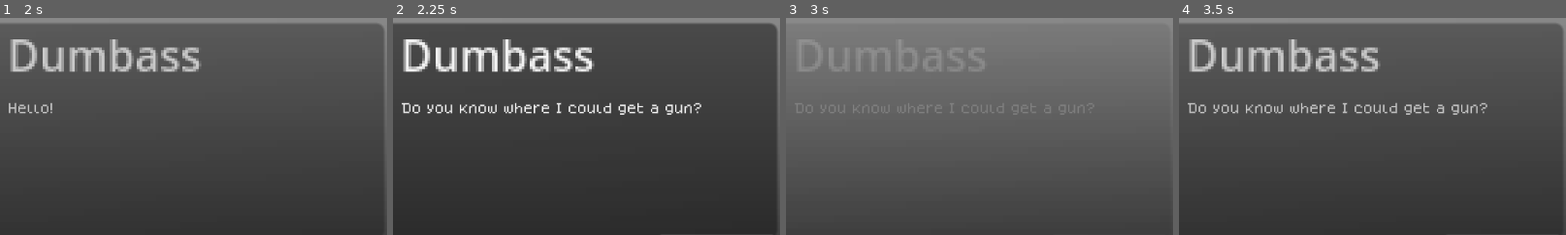
Above: before the commit, frames 1-4 (left to right).
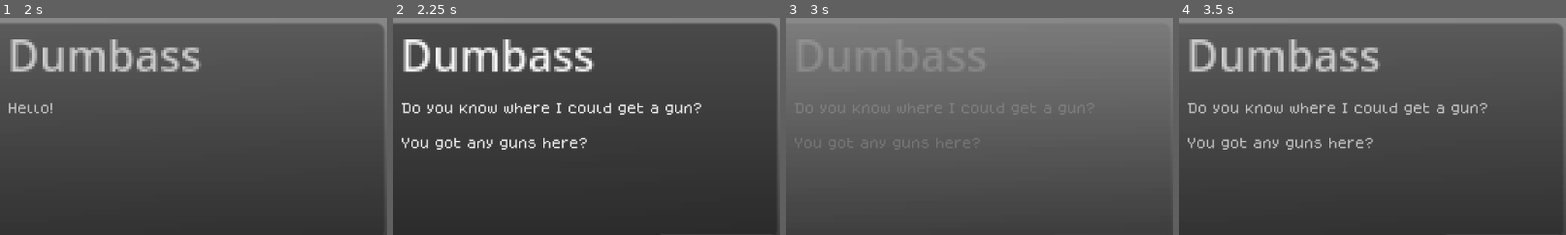
Above: after the commit, the same moments.

Repository: Azzty/projekt-kriminell
Game: Godot game, scene res://Scenes/Main/game.tscn
The game is run twice, just before and just after one commit, with the same random seed, the same clock (stepped at 60 frames per second) and the same inputs.
Inputs:
- Up to frame 1 (2 s): click "Start game" at 0.5 s; click "Change scene" at 1.25 s
- Up to frame 2 (2.25 s): click "Continue" at 2 s
- Up to frame 3 (3 s): click "Continue" at 2.75 s
- Up to frame 4 (3.5 s): no input
The pictures show only the part of the screen within x 50-100%, y 0-50%; the shares and areas given below are measured in that part.

Frame 1 is identical in both runs. In frame 2, 1.0% of the frame differs, in the area x 2-51%, y 54-61%; in frame 3, 0.3%; in frame 4, 0.9%.

Commit message:
Customer updated
- Customer will now only accept proper items
- Also updated how responses are handled and whatnot

Diff:
--- a/Assets/Characters/character_responses.json
+++ b/Assets/Characters/character_responses.json
@@ -32,6 +32,11 @@
 			"What is this? I don't want this.",
 			"Wrong item buddy, I didn't ask for this.",
 			"Huh? I don't want that!"
+		],
+		"leaving": [
+			"All right, that will be all. Goobye!",
+			"Aight imma head out",
+			"Adios brochacho!"
 		]
 	}
 }
--- a/Scripts/Items/movable_item.gd
+++ b/Scripts/Items/movable_item.gd
@@ -2,7 +2,10 @@
 
 @export var bounds_cshape: CollisionShape2D
 @export var customer_drop_shape: CollisionShape2D
+@export var customer: Node
 @export var sold_particle_effect: GPUParticles2D
+
+@onready var customer_requested_tags: Array[String] = customer.requested_item_tags
 
 const PURCHASE_SOUND = preload("res://Assets/Audio/SFX/purchase.mp3")
 
@@ -57,18 +60,10 @@
 	if Input.is_action_just_released("left_click") and (outX or outY):
 		var local_mouse_pos = customer_drop_shape.to_local(get_global_mouse_position())
 
+		# If dropped on customer
 		if customer_drop_shape.shape.get_rect().has_point(local_mouse_pos):
-			GameState.money += get_meta("item_properties").value
-			GameState.remove_item_from_inventory(self)
-			var effect = sold_particle_effect.duplicate()
-			effect.emitting = true
-			add_sibling(effect)
-			effect.global_position = global_position
-			var sound_effect = AudioStreamPlayer.new()
-			sound_effect.stream = PURCHASE_SOUND
-			effect.add_child(sound_effect)
-			sound_effect.play()
-			queue_free()
+			_sell_item()
+
 		released_out_of_bounds = true
 		velocity = Vector2.ZERO
 
@@ -83,6 +78,29 @@
 	else: # We are not out of bounds
 		isOutOfBounds = false
 
+func _sell_item():
+	if customer_requested_tags.size() == 0:
+		print("No requested items")
+		return
+	# If requested tags not in item tags, skip
+	for tag in customer_requested_tags:
+		if not tag in get_meta("item_properties").tags:
+			print(tag, " not in ", get_meta("item_properties").tags)
+			customer.state = customer.States.ITEM_GIVEN_INCORRECT
+			return
+	GameState.money += get_meta("item_properties").value
+	GameState.remove_item_from_inventory(self)
+	var effect = sold_particle_effect.duplicate()
+	effect.emitting = true
+	add_sibling(effect)
+	effect.global_position = global_position
+	var sound_effect = AudioStreamPlayer.new()
+	sound_effect.stream = PURCHASE_SOUND
+	effect.add_child(sound_effect)
+	sound_effect.play()
+	customer.state = customer.States.ITEM_GIVEN_CORRECT
+	queue_free()
+
 # Set holding_mouse0 to true if clicked on item
 func _unhandled_input(event: InputEvent) -> void:
 	if not event is InputEventMouseButton: return
--- a/Scripts/NPCS/customer.gd
+++ b/Scripts/NPCS/customer.gd
@@ -4,18 +4,25 @@
 const CHARACTER_NAMES: Array = preload("res://Assets/Characters/character_names.json").data
 
 @onready var speech_bubble: Panel = $SpeechBubble
+@export var requested_item_tags: Array[String] = []
+var request: String
 
 # The diffrerent states the customer can be in
 enum States {
 	GREETING,
 	REQUESTING,
+	ITEM_GIVEN_CORRECT,
+	ITEM_GIVEN_INCORRECT,
 	REQUEST_ACCEPTED,
 	REQUEST_DENIED,
 	WAITING,
 	LEAVING
 }
 
-@export var state := States.GREETING
+@export var state: States:
+	set(value):
+		state = value
+		state_changed()
 
 # Called when the node enters the scene tree for the first time.
 func _ready() -> void:
@@ -24,17 +31,48 @@
 	speech_bubble.char_name = char_name
 	speech_bubble.text = greetText
 
+func state_changed():
+	match state:
+		States.ITEM_GIVEN_CORRECT: # Purchased a requested item
+			_write_response(CHARACTER_RESPONSES.Default.item_given_correct)
+			state = States.LEAVING
+
+		States.ITEM_GIVEN_INCORRECT: # Given a non-requested item
+			_write_response(CHARACTER_RESPONSES.Default.item_given_incorrect)
+			state = States.REQUESTING
+
+		States.REQUESTING:
+			if not request: _make_request()
+			_write_response(CHARACTER_RESPONSES.Default["_".join(["request", request.to_lower()])], false)
+
+		States.LEAVING:
+			_write_response(CHARACTER_RESPONSES.Default.leaving)
+			var timer = Timer.new()
+			get_parent().add_child(timer)
+			timer.start(1)
+			await timer.timeout
+			queue_free()
+
+func _write_response(response, clear: bool = true):
+	var responseText = response[randi() % response.size()]
+	if clear:
+		speech_bubble.text = responseText
+	else:
+		speech_bubble.text += "\n \n"
+		speech_bubble.text += responseText
+
 # Asks for something
 func _make_request():
+	if request: return
 	var choice = ["Heads", "Tails"][randi() % 2]
 	if choice == "Heads":
-		var request = CHARACTER_RESPONSES.Default.request_gun
-		var requestText = request[randi() % request.size()]
-		speech_bubble.text = requestText
+		_write_response(CHARACTER_RESPONSES.Default.request_gun)
+		request = "Gun"
+		requested_item_tags.append(request)
 	else:
-		var request = CHARACTER_RESPONSES.Default.request_melee
-		var requestText = request[randi() % request.size()]
-		speech_bubble.text = requestText
+		_write_response(CHARACTER_RESPONSES.Default.request_melee)
+		request = "Melee"
+		requested_item_tags.append(request)
 
 # When the user clicks the "Continue" button
 func _on_speech_bubble_user_clicked() -> void:
--- a/Scripts/World/store.gd
+++ b/Scripts/World/store.gd
@@ -31,6 +31,7 @@
 		item.set_script(item_move_script)
 		item.bounds_cshape = get_node("Counter/Counter_shape")
 		item.customer_drop_shape = get_node("Customer/CustomerDropArea/CustomerDropShape")
+		item.customer = get_node("Customer")
 		item.sold_particle_effect = sold_particle_effect
 		counter.add_child(item)
 		item.name = item_data.name
